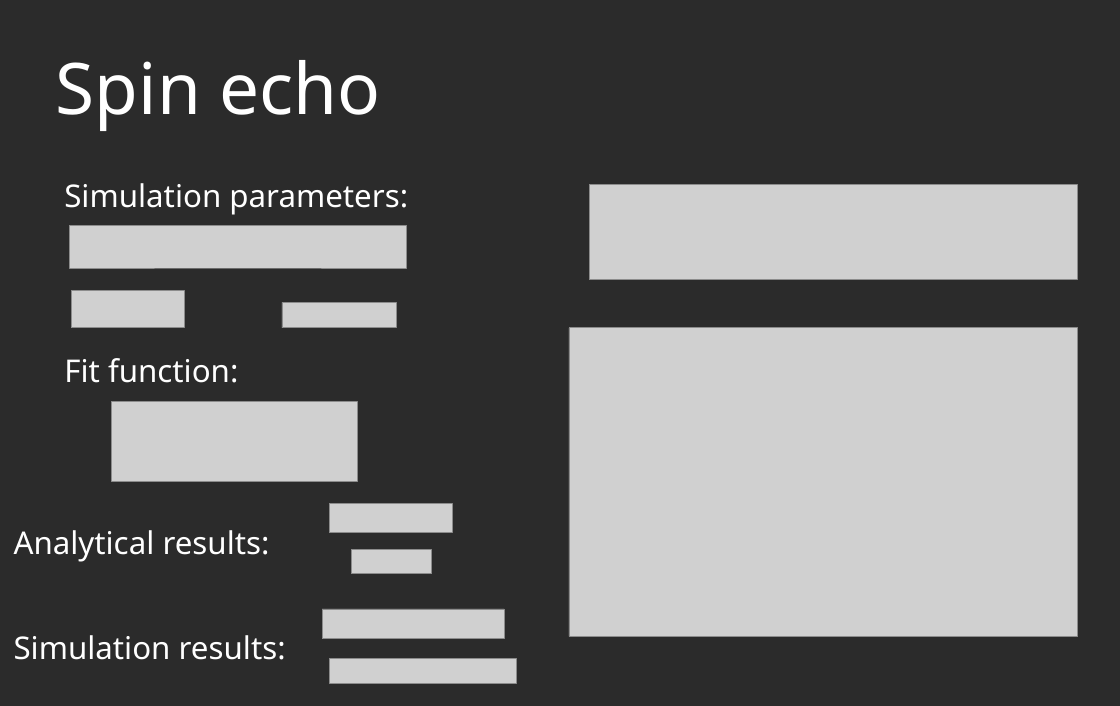
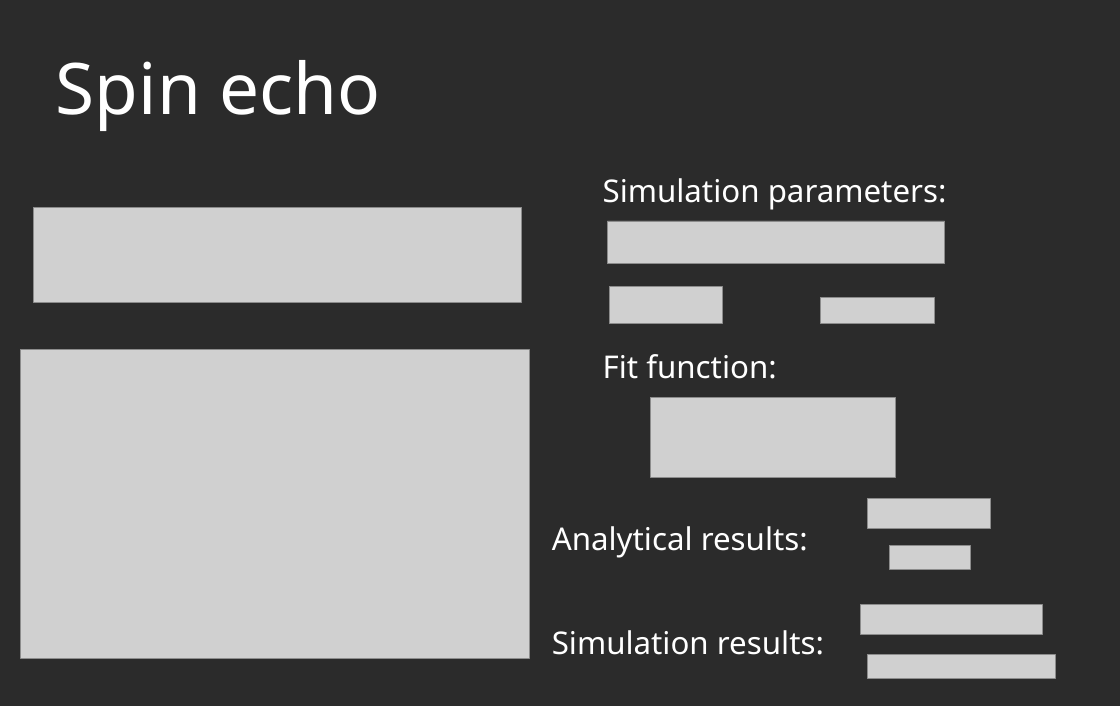
Before and after one commit to AGaliciaMartinez/Final-Project-Computational-Physics, a slide deck: slide 6 of presentation/NV_Carbons_presentation.odp. Drawn at 1120x706 pixels with LibreOffice and Linux fonts; fonts in the diff are those of the drawing; grey boxes stand for pictures; background and template pictures are left out; a plain dark background stands for a picture behind light text. Boxes give left, top, right and bottom in pixels: in the first picture for what was removed or moved away, otherwise in the second. Text is boxed around its words. In the diff, an @@ line names an element or a change of style, - is before the commit and + after.

```diff
--- a/presentation/NV_Carbons_presentation.odp
+++ b/presentation/NV_Carbons_presentation.odp
@@ picture resized from (x1=330, y1=659, x2=517, y2=683) to (x1=33, y1=207, x2=521, y2=303) @@
@@ picture resized from (x1=330, y1=503, x2=452, y2=533) to (x1=608, y1=221, x2=945, y2=264) @@
@@ picture resized from (x1=69, y1=225, x2=406, y2=268) to (x1=610, y1=287, x2=722, y2=324) @@
@@ picture resized from (x1=589, y1=184, x2=1076, y2=280) to (x1=820, y1=298, x2=935, y2=324) @@
@@ picture resized from (x1=112, y1=402, x2=358, y2=481) to (x1=20, y1=349, x2=529, y2=657) @@
@@ 4 texts moved together from (x1=14, y1=183, x2=408, y2=660) to (x1=552, y1=178, x2=947, y2=655) @@
@@ picture resized from (x1=352, y1=550, x2=432, y2=574) to (x1=650, y1=398, x2=896, y2=477) @@
@@ picture resized from (x1=569, y1=328, x2=1078, y2=636) to (x1=867, y1=499, x2=990, y2=528) @@
@@ picture resized from (x1=71, y1=291, x2=184, y2=328) to (x1=890, y1=545, x2=970, y2=569) @@
@@ picture resized from (x1=282, y1=302, x2=396, y2=328) to (x1=860, y1=604, x2=1042, y2=634) @@
@@ picture resized from (x1=322, y1=609, x2=504, y2=639) to (x1=867, y1=654, x2=1055, y2=678) @@
```
Also in this commit, not shown: 6 other slides changed, 1 slide added, 1 slide removed.
